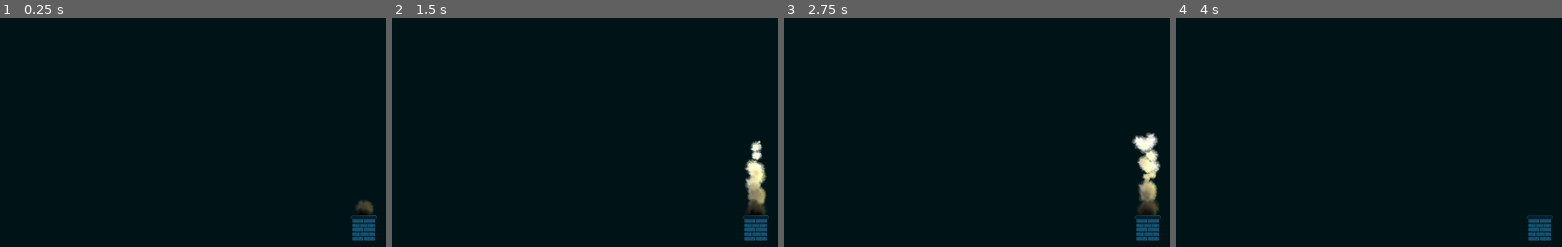
Above: before the commit, frames 1-4 (left to right).
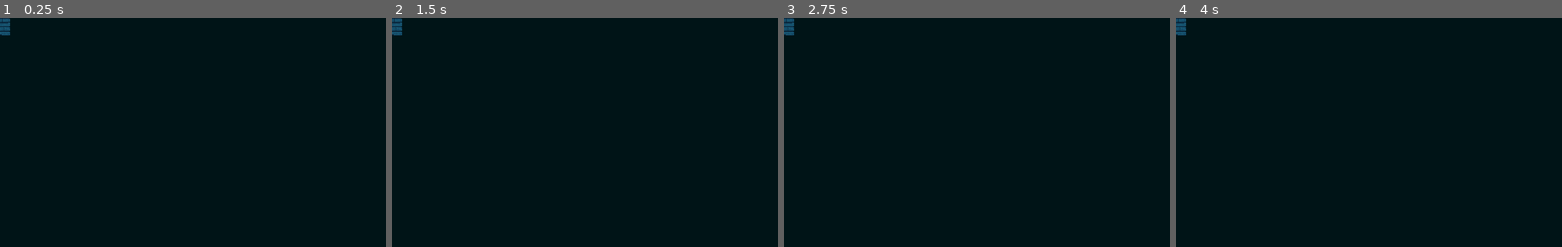
Above: after the commit, the same moments.

Repository: DEVizzent/mermelada-jam-2023
Game: Godot game, scene res://Levels/BloquesReutilizables/BoqueChimenea/bloque_chimenea.tscn
Same seed, same stepped clock (60 frames per second), same inputs: the game is played once before the commit and once after it. This scene is started directly instead of the project's main scene.
Inputs (mouse positions are in pixels of both pictures, inside the frame that each line leads up to):
- Up to frame 1 (0.25 s): no input
- Up to frame 2 (1.5 s): move the mouse to (outside the picture) at 0.52 s; hold Right (ui_right) 0.53-1.25 s; click (outside the picture) at 0.67 s; tap Space (jump) at 0.77 s; drag from (612, 244) to (754, 201) at 1.27 s
- Up to frame 3 (2.75 s): move the mouse to (outside the picture) at 2.02 s; hold Left (ui_left) from 2.03 s (still down)
- Up to frame 4 (4 s): release Left (ui_left) at 2.75 s; drag from (outside the picture) to (1322, 162) at 2.77 s; move the mouse to (outside the picture) at 3.52 s; hold Right (ui_right) from 3.53 s (still down); tap Space (jump) at 3.77 s

The runs differ from the first frame. In frame 1, 1.1% of the frame differs, in the area x 0-98%, y 0-98%; in frame 2, 2.1%; in frame 3, 2.5%; in frame 4, 0.9%.

Commit message:
chimenea sin camara

Diff:
--- a/Levels/BloquesReutilizables/BoqueChimenea/bloque_chimenea.tscn
+++ b/Levels/BloquesReutilizables/BoqueChimenea/bloque_chimenea.tscn
@@ -46,8 +46,6 @@
 [node name="TimerCiclo" type="Timer" parent="."]
 autostart = true
 
-[node name="Camera2D" type="Camera2D" parent="."]
-
 [node name="AreaMuerte" type="Area2D" parent="."]
 
 [node name="CollisionShape2D" type="CollisionShape2D" parent="AreaMuerte"]
